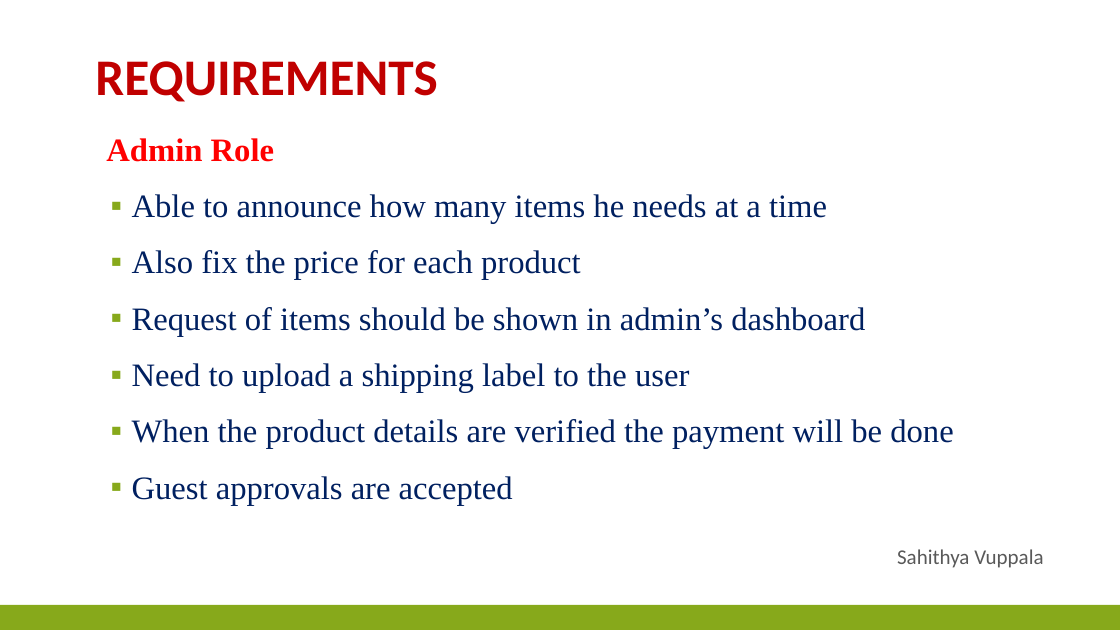
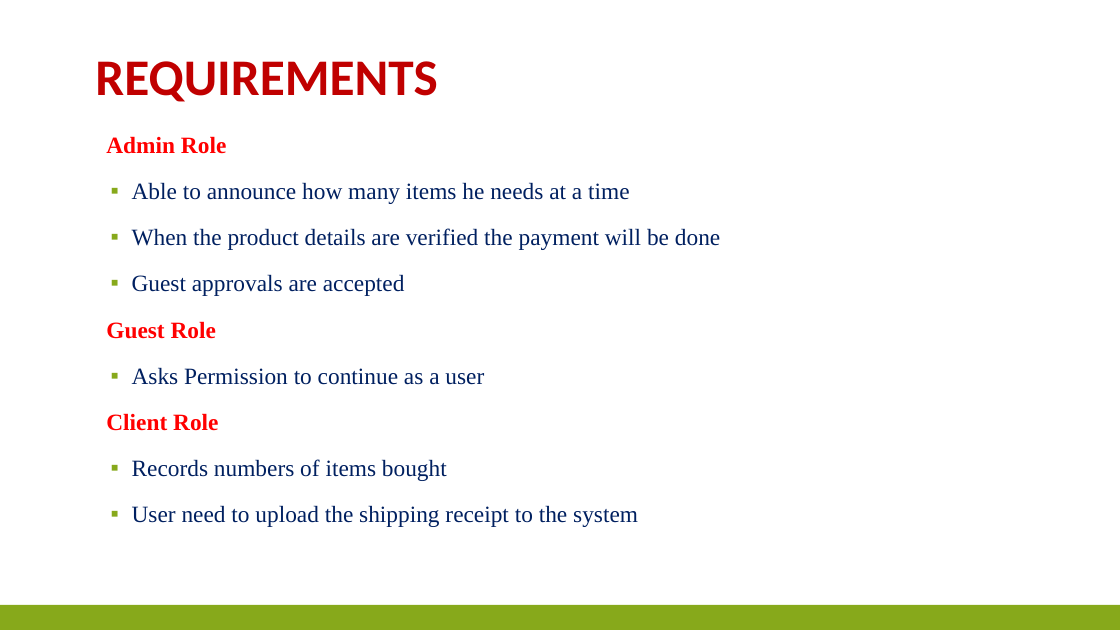
Before and after one commit to SahithyaVuppala/Inventory-System, a slide deck: slide 5 of InventorySystem-FinalPresentation.pptx. Drawn at 1120x630 pixels with LibreOffice and Linux fonts; fonts in the diff are those of the drawing. Boxes give left, top, right and bottom in pixels: in the first picture for what was removed or moved away, otherwise in the second. Text is boxed around its words. In the diff, an @@ line names an element or a change of style, - is before the commit and + after.

Commit message:
Final Presentation GDP -2

```diff
--- a/InventorySystem-FinalPresentation.pptx
+++ b/InventorySystem-FinalPresentation.pptx
@@ text at bbox=[106, 136, 720, 296]: size 28 to 20 pt in "Admin Role", "Able to announce how many items he ...", "When the product details are verified the ...", "Guest approvals are accepted" @@
@@ text at bbox=[132, 250, 865, 392]: paragraphs removed @@
-▪ Also fix the price for each product
-▪ Request of items should be shown in admin’s dashboard
-▪ Need to upload a shipping label to the user
@@ text at bbox=[106, 321, 638, 527]: paragraphs added @@
+Guest Role
+▪ Asks Permission to continue as a user
+Client Role
+▪ Records numbers of items bought
+▪ User need to upload the shipping receipt to the system
@@ text removed at bbox=[897, 549, 1043, 568] @@
-Sahithya Vuppala
```
Also in this commit, not shown: 7 other slides changed, 1 slide added, 15 slides removed.
